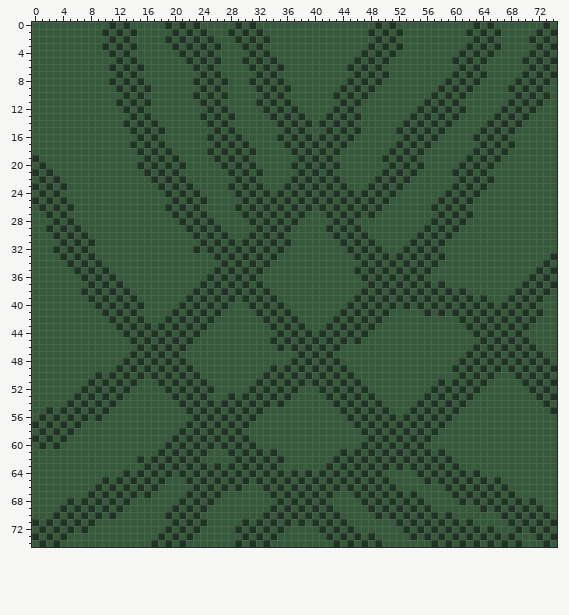
One commit to this sprite sheet: wp-index.png. The picture above was drawn from the file before the commit.
The file is 75x75 pixels.
Once edited:
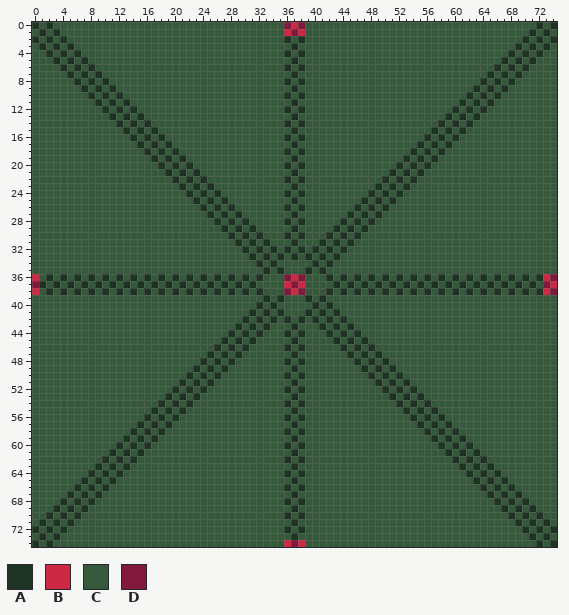
Palette (. is transparent): A #1f3325  B #cc2944  C #36593b  D #80193b
Changes in this commit:
Changed rows in their new state; - is an unchanged pixel.
first column x 0:
 0 A-A--------C-C-----C-C-C-----C-C----DBD----------C-C-----------C-C------ACA
 1 -A-A------C-C-C-----C-C-C---C-C-C---BDB---------C-C-C---------C-C-C----ACAC
 2 A-A-A------C-C-----C-C-C-C---C-C-C--A-A----------C-C-----------C-C----ACACA
 3 -A-A-A----C-C-C-----C-C-C-C---C-C----A----------C-C-C---------C-C-C--A-ACAC
 4 --A-A-A----C-C-------C-C-C-----C-C--A-A--------C-C-C---------C-C-C--A-ACAC-
 5 ---A-A-A----C-C-------C-C-C---C-C-C--A--------C-C-C---------C-C-C--A-ACAC-C
 6 ----A-A-A--C-C-C-------C-C-----C-C-CA-A------C-C-C-----------C-C--A-A-AC-C-
 7 -----A-A-A--C-C---------C-C-----C-C--A--------C-C-C---------C-C-CA-A-AC-C-C
 8 ------A-A-AC-C-C-------C-C-C---C-C-CA-A------C-C-C---------C-C-CA-A-AC-C-C-
 9 -------A-A-AC-C-C-------C-C-----C-C-CA------C-C-C---------C-C-CA-A-AC-C-C--
10 --------A-A-AC-C-------C-C-C-----C-CA-A----C-C-C---------C-C-CA-A-A--C-C-C-
11 ---------A-ACAC-C-------C-C-----C-C-CA------C-C---------C-C-CA-A-A--C-C-C--
12 ----------A-ACAC---------C-C-----C-CACA----C-C---------C-C-CACA-A--C-C-C---
13 -----------A-ACAC-------C-C-C-----C-CAC---C-C-C-------C-C-CACA-A--C-C-C----
14 ------------ACACAC-------C-C-------CACAC-C-C-C-------C-C-CACA-A--C-C-C-----
15 -------------ACACAC-------C-C-------CAC---C-C-C-----C-C-CACA-A--C-C-C------
16 --------------ACACA------C-C-C-----CACAC-C-C-C-------C-CACA-A--C-C-C-------
17 --------------CACACA------C-C-C-----CAC-C-C-C-------C-CACA-A----C-C-C------
18 ---------------CACACA----C-C-C-C----ACAC-C-C-------C-CACA-A----C-C-C-------
19 C---------------CACACA----C-C-C------AC-C-C-------C-CACA-A----C-C-C--------
20 -C-------------C-CACACA----C-C-C----ACAC-C-C-------CACACA----C-C-C---------
21 C-C-------------C-CACA-A----C-C-C----AC-C-C-------CACACA----C-C-C----------
22 -C-C-------------C-CACA-A----C-C----ACAC-C-C-----CACACA------C-C-C---------
23 C-C-C-------------C-CACA-A--C-C-C---CAC-C-C-C---CACACA------C-C-C----------
24 -C-C---------------C-CACA-A--C-C-C-CACAC-C-C-C-CACACA------C-C-C-----------
25 C-C-C---------------C-CACA-A--C-C-C-CAC-C-C-C-CACACA------C-C-C------------
26 -C-C-C-------------C-C-CA-A-AC-C-C-CACAC-C-C-CACACA------C-C-C-------------
27 --C-C---------------C-C-CA-A-AC-C-C-CAC---C-CACACA--------C-C-C------------
28 ---C-C---------------C-C-CA-A-AC-C-CACA----CACA-A--------C-C-C-------------
29 --C-C-C---------------C-C-CA-A-AC-C-CA----CACACA--------C-C-C--------------
30 ---C-C-C---------------C-C-CA-ACAC-CA-A---ACACAC-------C-C-C---------------
31 ----C-C-C---------------C-C-CACACAC-CA---A-ACAC-C-----C-C-C----------------
32 ---C-C-C---------------C-C-C-CACACACA-A-A-A-AC-C-C---C-C-C-----------------
33 ----C-C-C-----------------C-C-CACACA-A-A-A-A--C-C-C-C-C-C-C---------------C
34 -----C-C-C-----------------C-C-CACA-----A-A----C-C-C-C-C-C---------------C-
35 ------C-C-C---------------C-C-C-CA-A---A-A----C-C-C-C-C-C---------------C-C
36 B-A-A-ACACACA-A-A-A-A-A-ACACACACA---DBD---A-A-ACACACACACA-A-A-A-A-A-A-ACABD
37 DA-A-A-ACACACA-A-A-A-A-ACACACACAC---BDB----A-A-ACACACACACACA-A-A-A-A-ACACDB
38 B-A-A-ACACACACA-A-A-A-ACACACACACAC--DBD---A-A-ACACACACACACACACA-A-A-ACACABD
39 --------C-C-C-C-------C-C-C-C-C-CACA---A-A----C-C-C-C-C-C-C-C-C-C---C-C-C--
40 ---------C-C-C-C-----C-C-C-C---CACAC----A-A--C-C-C-C-C-C-C-C-C-C-C-C-C-C---
41 ----------C-C-C-----C-C-C-C----ACACAC--A-A-AC-C-C-C-----C-C-C-C-C-C-C-C-C--
42 -----------C-C-C---C-C-C-C----A-ACACACA-A-ACAC-C-C-----------C-C-C-C-C-C---
43 ------------C-C-C-C-C-C-C----A-A-AC-CAC--ACACAC-C-------------C-C-C-C-C----
44 -------------C-C-C-C-C-C----A-A-A--CACAC-CACACAC---------------C-C-C-C-----
45 --------------C-C-C-C-C----A-A-A--C-CAC-C-CACACA----------------C-C-C-C----
46 ---------------C-C-C-C----A-A-A----CACAC-C-CA-A-A--------------C-C-C-C-C---
47 --------------C-C-C-C----A-A-A-------AC-C-C--A-A-A------------C-C-C-C-C-C--
48 -------------C-C-C-C-C--A-A-A-------ACAC-C-C--A-A-A----------C-C-C-C-C-C-C-
49 ------------C-C-C-C-C-CA-A-A------C-CAC-C-C-C--A-A-A--------C-C-C-C-C-C-C-C
50 ---------C-C-C-C-C-C-CACA-A------C-CACAC-C-C-C--A-A-A--------C-C-C---C-C-C-
51 --------C-C-C-C---C-CACACA------C-C-CAC-C-C-C-C--A-A-A----C-C-C-C-----C-C-C
52 -------C-C-C-C-----CACACAC-----C-C-CACA--C-C-C-C--A-A-A--C-C-C-C-------C-C-
53 ------C-C-C-C------ACACAC---C-C-C-C-CA----C-C-C-C--A-A-AC-C-C-C---------C-C
54 -----C-C-C-C------A-ACAC-C-C-C-C-C-CA-A----C-C-C-C--A-ACAC-C-C-----------C-
55 --C-C-C-C-C------A-A-AC-C-C-C-C-C----A------C-C-C-C--ACACAC-C-------------C
56 -C-C-C-C-C------A-A-A--C-C-C-C-C----A-A------C-C-C-C-CACACAC---------------
57 C-C-C-C--------A-A-A--C-C-C-C-C------A--------C-C-C-C-CACACA---------------
58 -C-C-C--------A-A-A--C-C-C-C-C------A-A--------C-C-C-C-CACA-A--------------
59 C-C-C--------A-A-A--C-C-C-C-C-C------A----------C-C-C-C-CA-A-A-------------
60 -C-C--------A-A-A--C-C-C-C-C-C-C----A-A--------C-C-C-C-C--A-A-A------------
61 -----------A-A-A--C-C-C-C---C-C-C-C--A------C-C-C-C-C-C-C-CA-A-A-----------
62 ----------A-A-AC-C-C-C-C-----C-C-C-CA-A----C-C-C-C-C-C-C-C-CA-A-A----------
63 ---------A-A-A--C-C-C-C-C-C-C-C-C-C--A----C-C-C-C-C-C-C-C-C-CA-A-A---------
64 --------A-A-AC-C-C-C-C-C-C-C-C-C-C-CACAC-C-C-C-C-C-----C-C-C-CACA-A--------
65 -------A-ACAC-C-C-C---C-C-C-C-C-C-C-CAC-C-C-C-C-C-C-----C-C-C-CACACA-------
66 ------A-ACAC-C-C-C-----C-C-C-C---C-CACAC-C-C-C-C-C-C-------C-C-CACACA------
67 -----A-ACAC-C-C-C-----C-C-C-------C-CAC-C-C---C-C-C-C-C-----C-C-CACACA-----
68 ----ACACAC-C-C-------C-C-C---------CACAC-C-----C-C-C-C-C-----C-C-CACACAC---
69 ---ACACAC-C-C-------C-C-C---------C-CAC-C-C-----C-C-C-C-C-------C-CACACAC--
70 --ACACAC-C-C-------C-C-C---------C-CACAC-C-C-----C-C-C-C-C-C-------CACACAC-
71 CACACAC-C-----------C-C-C-----C-C-C-CAC-C-C-C-------C-C-C-C-C-C-----CACACAC
72 ACACAC-C-----------C-C-C-----C-C-C-CA-A--C-C-C-------C-C-C-C-C-C-C---CACACA
73 CACAC-------------C-C-C-------C-C-C--A----C-C-C-C-----C-C-C-C-C-C-C-C--ACAC
74 ACAC-------------C-C-C-------C-C-C--BDB----C-C-C-C-------C-C-C-C-C-C-C--ACA
Where, in picture pixels (left, top, right, bottom), the same in both pictures:
changed: (32, 22, 557, 547)
